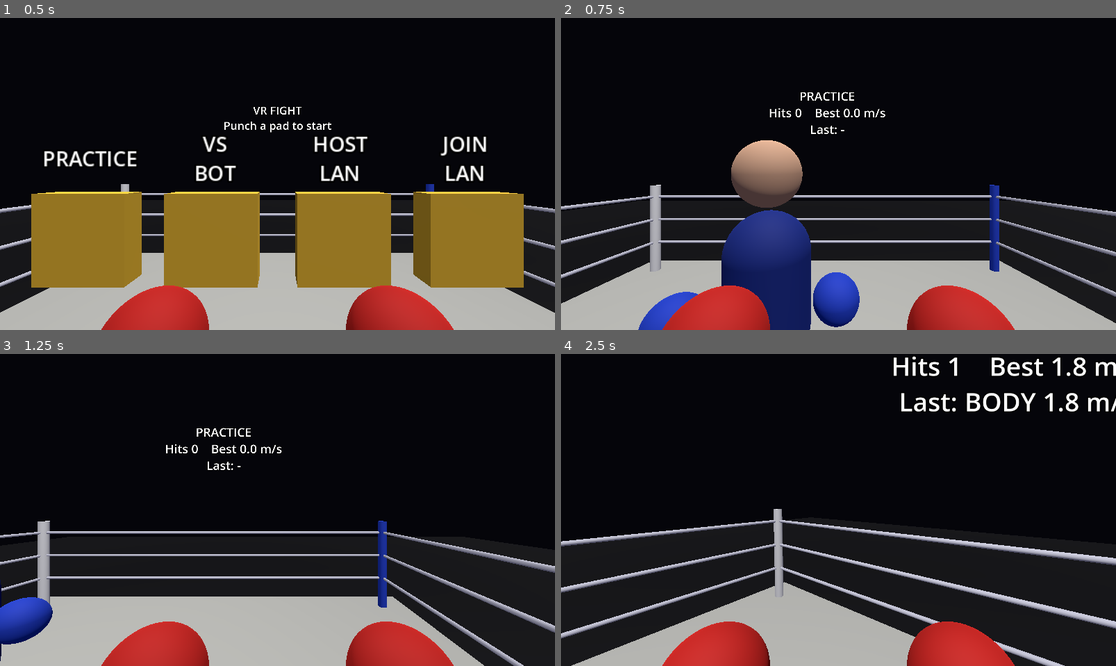
Above: before the commit, frames 1-4 (two rows, left to right).
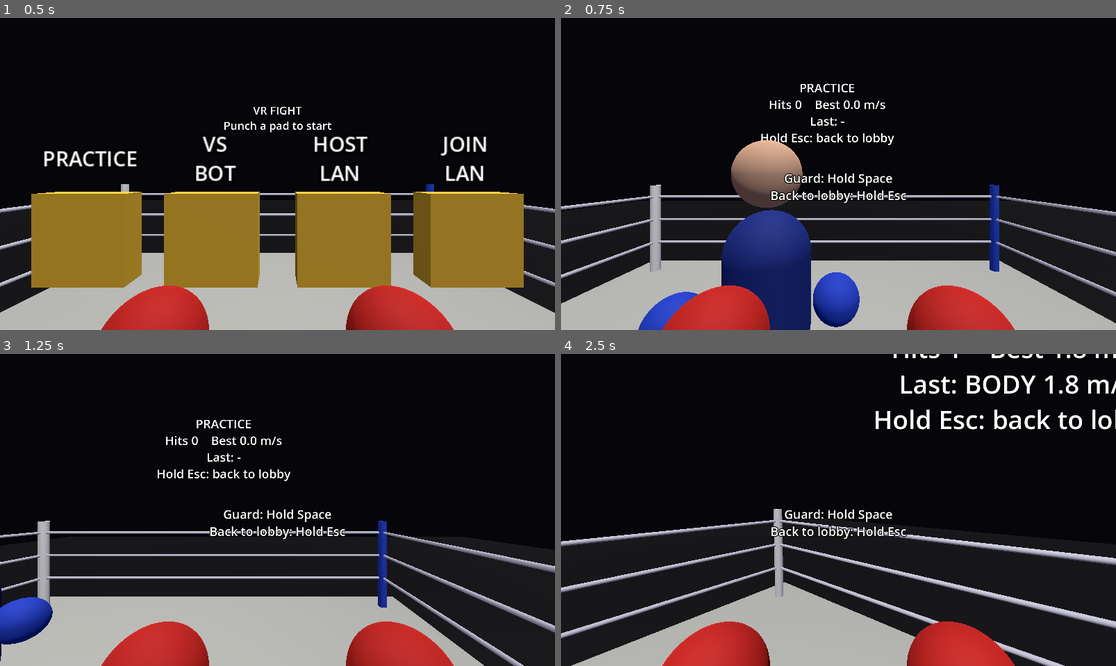
Above: after the commit, the same moments.

Repository: jackxuhong/vrfight
Game: Godot game, scene res://scenes/main.tscn
Two runs of this game, one before a commit and one after it. Both use one fixed random seed, a clock stepped at 60 frames per second and the inputs below.
Inputs (mouse positions are in pixels of both pictures, inside the frame that each line leads up to):
- Up to frame 1 (0.5 s): no input
- Up to frame 2 (0.75 s): tap Enter at 0.5 s; move the mouse to (960, 158) at 0.52 s; hold D from 0.53 s (still down); tap 1 at 0.6 s; click (960, 158) at 0.67 s
- Up to frame 3 (1.25 s): keep holding D; tap Space at 0.77 s
- Up to frame 4 (2.5 s): move the mouse to (810, 510) at 1.27 s; release D at 1.28 s; hold W from 1.28 s (still down); tap 4 at 1.35 s; tap Space at 1.52 s; move the mouse to (849, 503) at 2.02 s; hold Shift from 2.03 s (still down)

Frame 1 is identical in both runs. In frame 2, 1.7% of the frame differs, in the area x 36-63%, y 20-60%; in frame 3, 1.7%; in frame 4, 4.3%, in the area x 37-100%, y 0-60%.

Commit message:
Show control hints: back to lobby, guard, and how to get up when down
The count used to overwrite the get-up hint after one second; it now
carries the hint (or "boxing resumes at 8" once you're up).

Co-Authored-By: Claude Opus 5.5 <noreply@anthropic.com>

Diff:
--- a/scripts/main.gd
+++ b/scripts/main.gd
@@ -35,6 +35,7 @@
 var _hud_t := 0.0
 var _flash := 0.0
 var _down := false
+var _got_up := false  # I'm down but have already got up; waiting for the count to reach 8
 var _guard_t := 0.0
 var _back_t := 0.0
 var _end_t := -1.0
@@ -165,6 +166,7 @@
 	if settings.bot_vs_bot:
 		autopilot = BotBrain.new(mine, foe, settings.bot_skill)
 		mine.set_body_visible(true)
+	_hud("Guard: %s\nBack to lobby: %s" % [rig.hints.guard, rig.hints.back], 3.0)
 	match m:
 		Mode.PRACTICE:
 			dummy = DummyBrain.new(foe, Vector3(0, 0, -0.2), settings.dummy_sway)
@@ -310,13 +312,15 @@
 
 
 func _check_recovery(dt: float) -> void:
-	if autopilot or not _down:
+	if autopilot or not _down or _got_up:
 		_guard_t = 0.0
 		return
 	_guard_t = _guard_t + dt if rig.guard_up() else 0.0
 	if _guard_t >= RECOVER_HOLD:
 		_guard_t = 0.0
+		_got_up = true
 		_recover(me)
+		_hud("YOU'RE UP\nBoxing resumes at 8", 1.1)
 
 
 func _recover(f: int) -> void:
@@ -362,12 +366,16 @@
 		"knockdown":
 			var f := int(d.fighter)
 			_down = f == me
-			_hud("YOU'RE DOWN!\nHold your guard up to get up" if _down else "KNOCKDOWN!", 3.0)
+			_got_up = false
+			_hud("YOU'RE DOWN!\nTo get up: %s" % rig.hints.guard if _down else "KNOCKDOWN!", 1.1)
 			var brain := _brain_of(f)
 			if brain:
 				brain.on_knockdown(int(d.total))
 		"count":
-			_hud(str(d.count), 1.0)
+			var text := str(d.count)
+			if _down:  # the count would otherwise hide how to get up
+				text += "\nUp - boxing resumes at 8" if _got_up else "\nTo get up: %s" % rig.hints.guard
+			_hud(text, 1.1)
 			var brain := _brain_of(int(d.fighter))
 			if brain and int(d.count) >= brain.recover_at:
 				_recover(int(d.fighter))
@@ -389,6 +397,7 @@
 
 func _up() -> void:
 	_down = false
+	_got_up = false
 	for b in [bot, autopilot]:
 		if b:
 			b.down = false
@@ -512,6 +521,8 @@
 
 
 func _board(text: String) -> void:
+	if mode != Mode.LOBBY:
+		text += "\n%s: back to lobby" % rig.hints.back
 	for b in boards:
 		if b.text != text:
 			b.text = text
--- a/scripts/rigs/desktop_rig.gd
+++ b/scripts/rigs/desktop_rig.gd
@@ -9,6 +9,7 @@
 const PUNCH_TIME := 0.3
 const HEAD_FROM_EYES := Vector3(0, -0.03, 0.08)
 
+var hints := {"back": "Hold Esc", "guard": "Hold Space"}
 var camera := Camera3D.new()
 var _punch_t: Array[float] = [-1.0, -1.0]
 var _punch_low: Array[bool] = [false, false]
--- a/scripts/rigs/vr_rig.gd
+++ b/scripts/rigs/vr_rig.gd
@@ -8,6 +8,7 @@
 const SNAP_TURN := PI / 4
 const HEAD_FROM_EYES := Vector3(0, -0.03, 0.08)  # head centre sits behind and below the eyes
 
+var hints := {"back": "Hold B or Y", "guard": "Hold both gloves up by your face"}
 var camera := XRCamera3D.new()
 var hands: Array[XRController3D] = []
 var _turn_ready := true
